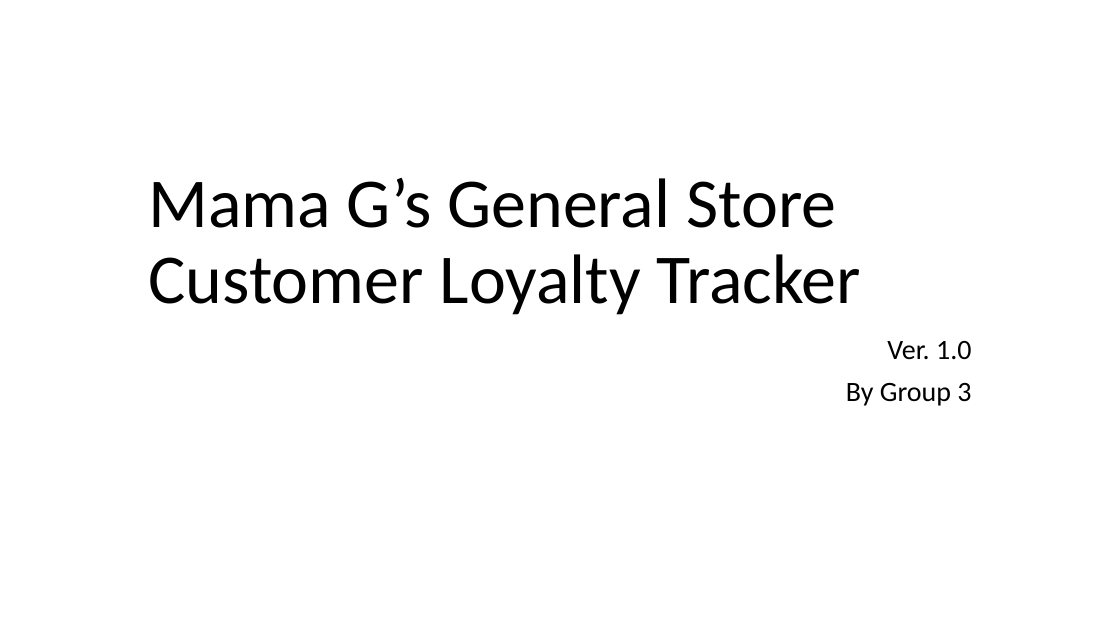
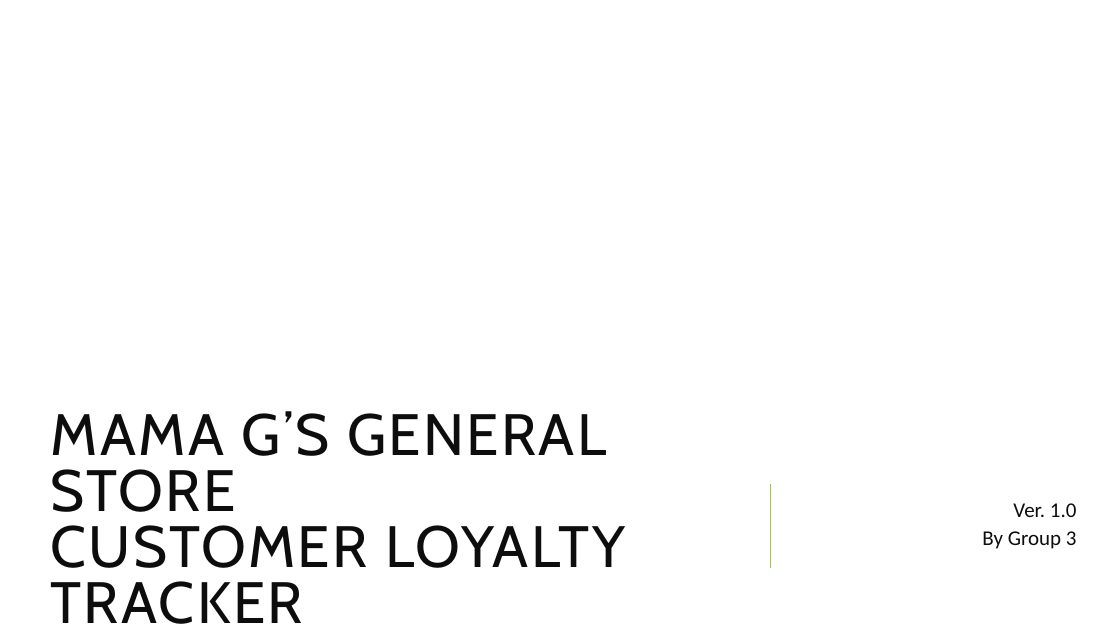
Before and after one commit to nwautomator/CSc6370, a slide deck: slide 1 of documents/MamaG_Presentation.pptx. Drawn at 1120x630 pixels with LibreOffice and Linux fonts; fonts in the diff are those of the drawing; background and template pictures are left out. Boxes give left, top, right and bottom in pixels: in the first picture for what was removed or moved away, otherwise in the second. Text is boxed around its words. In the diff, an @@ line names an element or a change of style, - is before the commit and + after.

```diff
--- a/documents/MamaG_Presentation.pptx
+++ b/documents/MamaG_Presentation.pptx
@@ title "MAMA G’S GENERAL STORE CUSTOMER ..." at box(50, 411, 625, 624): vertical alignment bottom to middle @@
@@ title at box(50, 411, 625, 624): text changed; size 60 to 50 pt; font Calibri to Cabin; text colour #000000 to #0D0D0D @@
-Mama G’s General Store
-Customer Loyalty Tracker
+MAMA G’S GENERAL STORE
+CUSTOMER LOYALTY TRACKER
@@ subtitle "Ver. 1.0": place and size @@
-subtitle "Ver. 1.0" at box(846, 341, 971, 406)
+subtitle "Ver. 1.0" at box(982, 503, 1077, 549)
@@ subtitle "Ver. 1.0" at box(982, 503, 1077, 549): size 24 to 18 pt, text colour #000000 to #0D0D0D; line spacing 0.9 to 1; less space between paragraphs; vertical alignment top to middle @@
@@ line added from (770, 568) to (770, 484), #99CB38 1.5 pt @@
```
Also in this commit, not shown: 21 other slides changed, 2 slides added, 2 slides removed, 2 other files.
